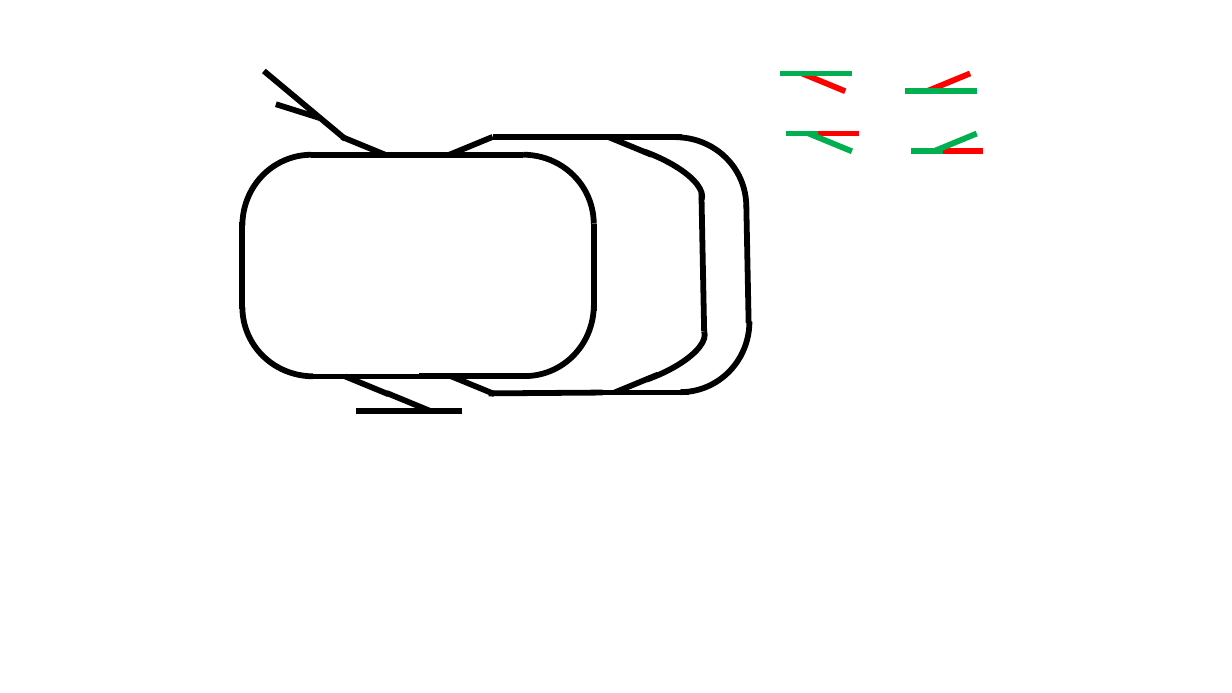
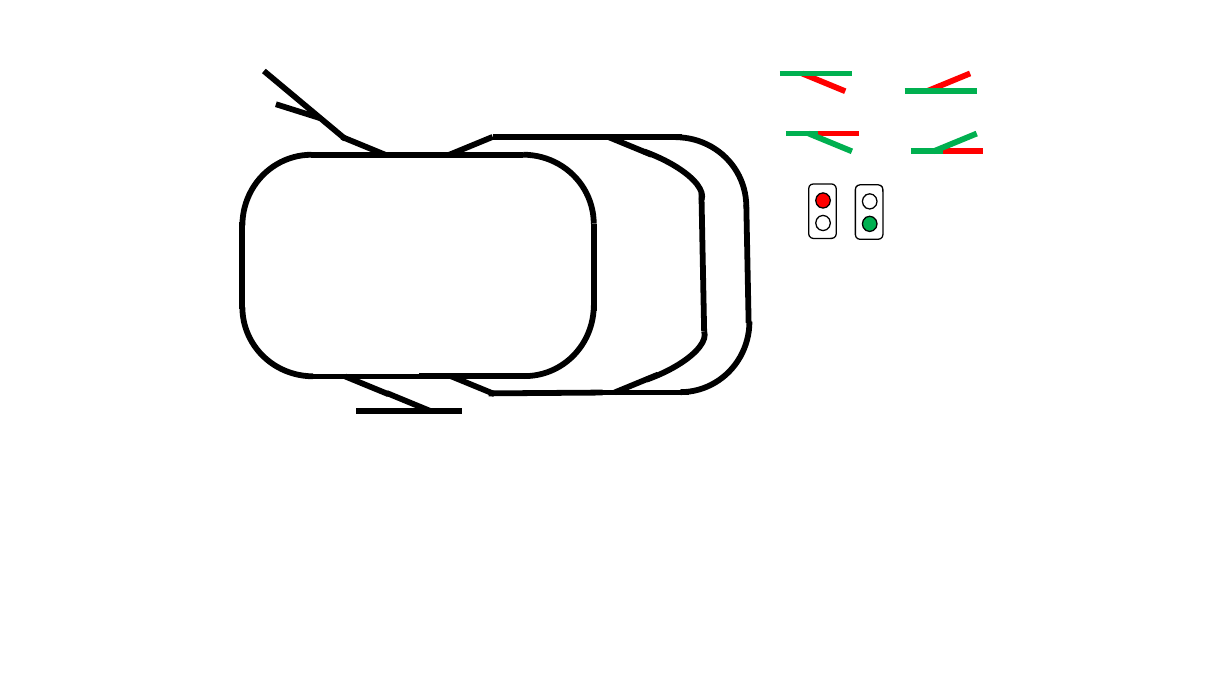
Before and after one commit to Ellerbach/ElectricTrain, a slide deck: slide 1 of Docs/Creating the circuit file.pptx. Drawn at 1232x693 pixels with LibreOffice and Linux fonts; fonts in the diff are those of the drawing. Boxes give left, top, right and bottom in pixels: in the first picture for what was removed or moved away, otherwise in the second. Text is boxed around its words. In the diff, an @@ line names an element or a change of style, - is before the commit and + after.

```diff
--- a/Docs/Creating the circuit file.pptx
+++ b/Docs/Creating the circuit file.pptx
@@ rounded rectangle added at (x1=809, y1=184, x2=836, y2=238), fill #FFFFFF, outline #000000 1 pt @@
@@ ellipse added at (x1=816, y1=193, x2=831, y2=208), fill #FF0000, outline #000000 1 pt @@
@@ rounded rectangle added at (x1=856, y1=185, x2=884, y2=239), fill #FFFFFF, outline #000000 1 pt @@
@@ ellipse added at (x1=862, y1=194, x2=877, y2=209), fill #FFFFFF, outline #000000 1 pt @@
@@ ellipse added at (x1=816, y1=215, x2=831, y2=230), fill #FFFFFF, outline #000000 1 pt @@
@@ ellipse added at (x1=862, y1=216, x2=877, y2=231), fill #00B050, outline #000000 1 pt @@
```
Also in this commit, not shown: 12 other files.
